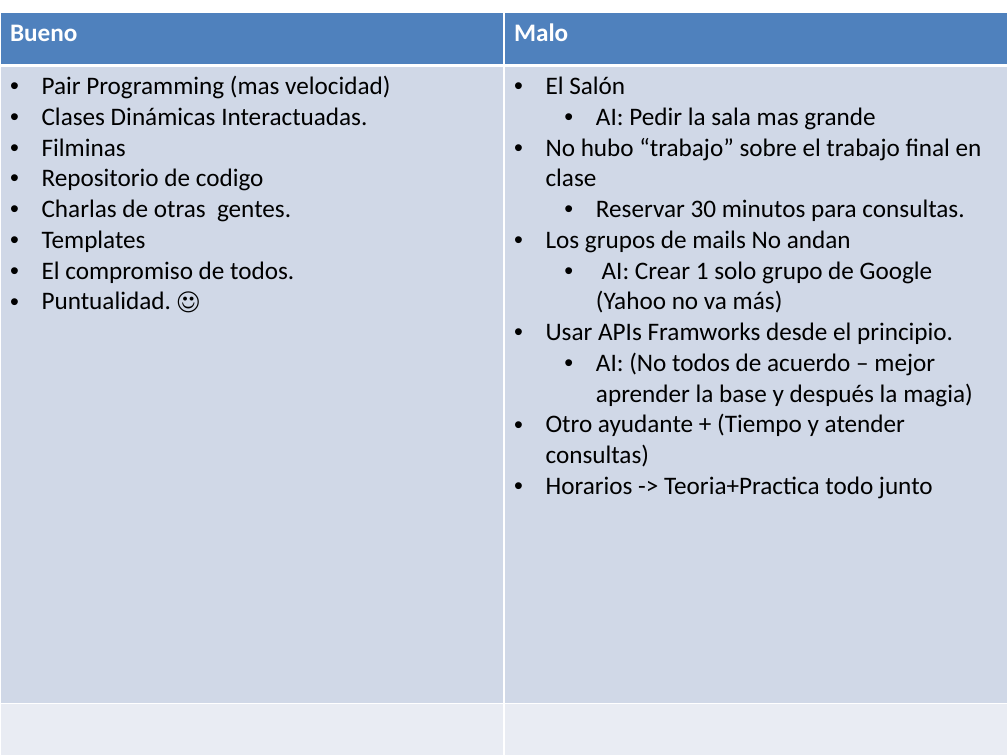
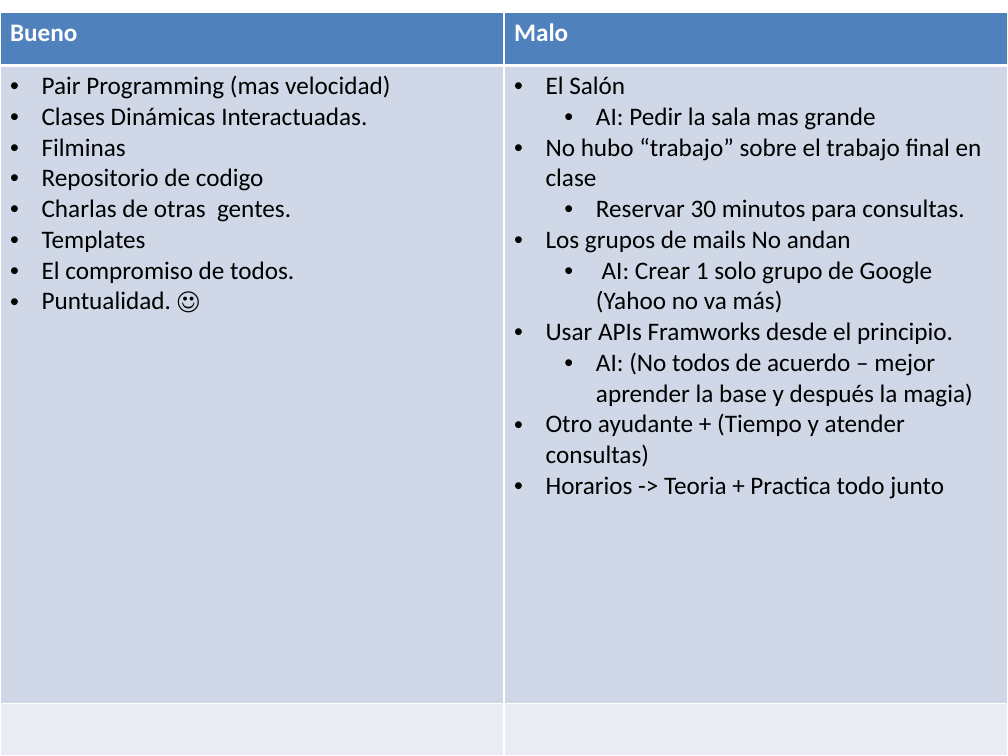
Before and after one commit to Unicen-Tuari/ProgramacionWeb2-2012, a slide deck: slide 1 of Clases/Retrospectiva.pptx. Drawn at 1008x756 pixels with LibreOffice and Linux fonts; fonts in the diff are those of the drawing. Boxes give left, top, right and bottom in pixels: in the first picture for what was removed or moved away, otherwise in the second. Text is boxed around its words. In the diff, an @@ line names an element or a change of style, - is before the commit and + after.

```diff
--- a/Clases/Retrospectiva.pptx
+++ b/Clases/Retrospectiva.pptx
@@ table at <box>0,13,1008,756</box> @@
-row 2, column 2: El Salón / AI: Pedir la sala mas grande / No hubo “trabajo” sobre el trabajo final en clase / Reservar 30 minutos para consultas. / Los grupos de mails No andan / AI: Crear 1 solo grupo de Google (Yahoo no va más) / Usar APIs Framworks desde el principio. / AI: (No todos de acuerdo – mejor aprender la base y después la magia) / Otro ayudante + (Tiempo y atender consultas) / Horarios -> Teoria+Practica todo junto
+row 2, column 2: El Salón / AI: Pedir la sala mas grande / No hubo “trabajo” sobre el trabajo final en clase / Reservar 30 minutos para consultas. / Los grupos de mails No andan / AI: Crear 1 solo grupo de Google (Yahoo no va más) / Usar APIs Framworks desde el principio. / AI: (No todos de acuerdo – mejor aprender la base y después la magia) / Otro ayudante + (Tiempo y atender consultas) / Horarios -> Teoria + Practica todo junto
```
Also in this commit, not shown: 1 other slide changed.
